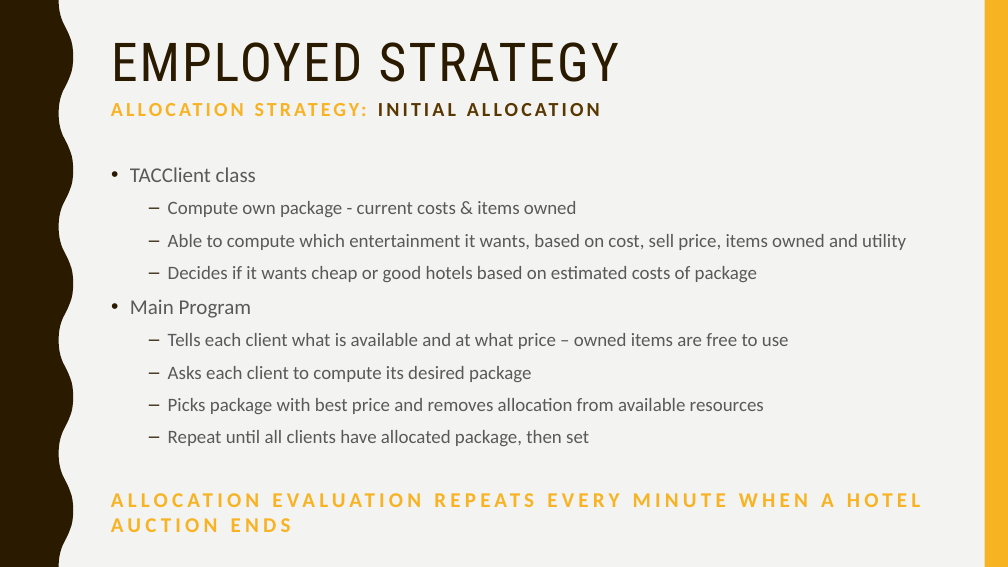
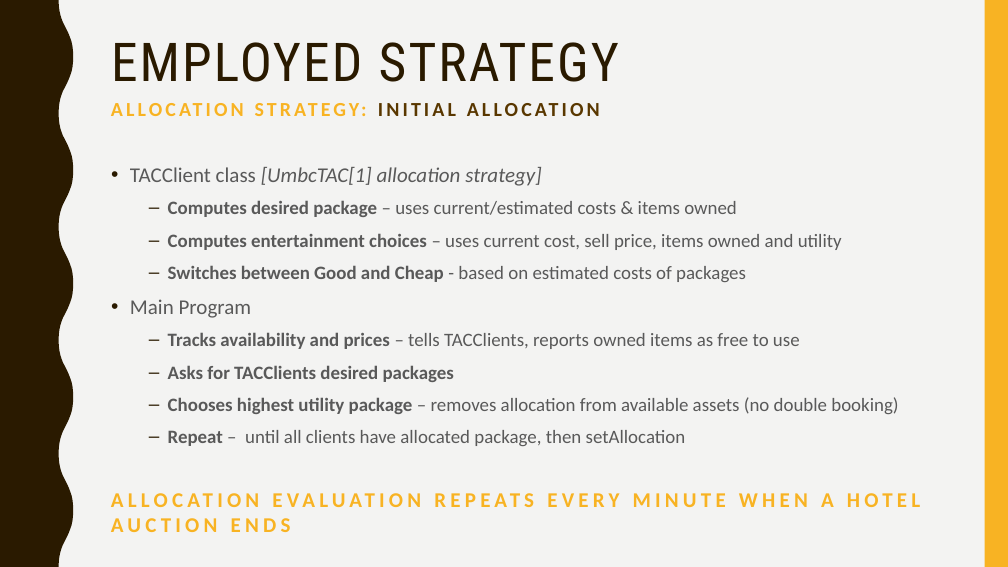
Before and after one commit to Jamiewarb/IntAgents, a slide deck: slide 7 of VivaSlides.pptx. Drawn at 1008x567 pixels with LibreOffice and Linux fonts; fonts in the diff are those of the drawing. Boxes give left, top, right and bottom in pixels: in the first picture for what was removed or moved away, otherwise in the second. Text is boxed around its words. In the diff, an @@ line names an element or a change of style, - is before the commit and + after.

Commit message:
presentation finished v1.0

```diff
--- a/VivaSlides.pptx
+++ b/VivaSlides.pptx
@@ text at (130, 167, 842, 282): text changed @@
-• TACClient class
-  – Compute own package - current costs & items owned
-  – Able to compute which entertainment it wants, based on cost, sell price, items owned and utility
-  – Decides if it wants cheap or good hotels based on estimated costs of package
+• TACClient class [UmbcTAC[1] allocation strategy]
+  – Computes desired package – uses current/estimated costs & items owned
+  – Computes entertainment choices – uses current cost, sell price, items owned and utility
+  – Switches between Good and Cheap - based on estimated costs of packages
@@ text at (168, 332, 898, 446): text changed @@
-  – Tells each client what is available and at what price – owned items are free to use
-  – Asks each client to compute its desired package
-  – Picks package with best price and removes allocation from available resources
-  – Repeat until all clients have allocated package, then set
+  – Tracks availability and prices – tells TACClients, reports owned items as free to use
+  – Asks for TACClients desired packages
+  – Chooses highest utility package – removes allocation from available assets (no double booking)
+  – Repeat – until all clients have allocated package, then setAllocation
```
Also in this commit, not shown: 4 other slides changed, 6 slides added.
